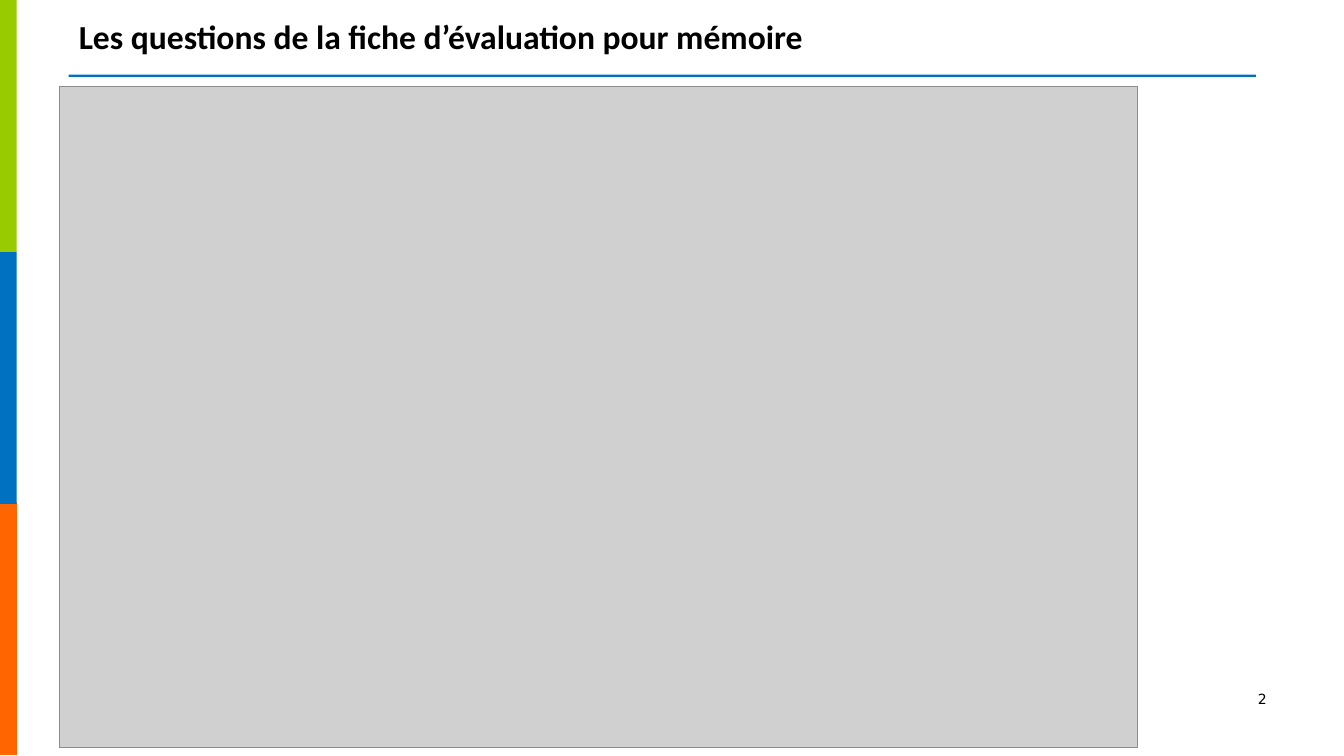
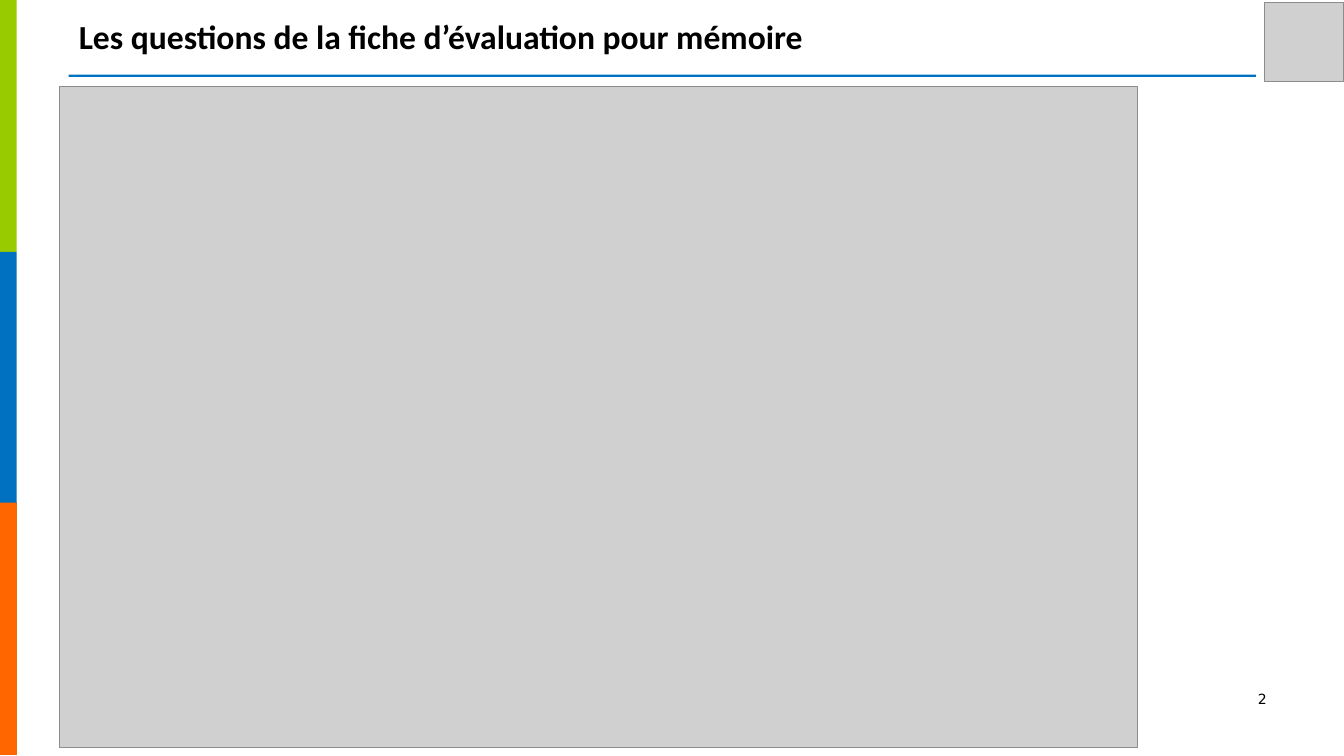
Before and after one commit to studio-catapulte/nefia-client-services, a slide deck: slide 2 of templates/analysis-block.pptx. Drawn at 1344x756 pixels with LibreOffice and Linux fonts; fonts in the diff are those of the drawing; grey boxes stand for pictures; background and template pictures are left out. Boxes give left, top, right and bottom in pixels: in the first picture for what was removed or moved away, otherwise in the second. Text is boxed around its words. In the diff, an @@ line names an element or a change of style, - is before the commit and + after.

```diff
--- a/templates/analysis-block.pptx
+++ b/templates/analysis-block.pptx
@@ picture added at <box>1264,2,1344,82</box> @@
@@ rectangle removed at <box>0,252,17,504</box> @@
@@ rectangle added at <box>0,252,17,504</box>, fill #0070C0 @@
@@ rectangle added at <box>0,503,17,755</box>, fill #FF6600 @@
```
Also in this commit, not shown: 14 other slides changed, 3 other files.
